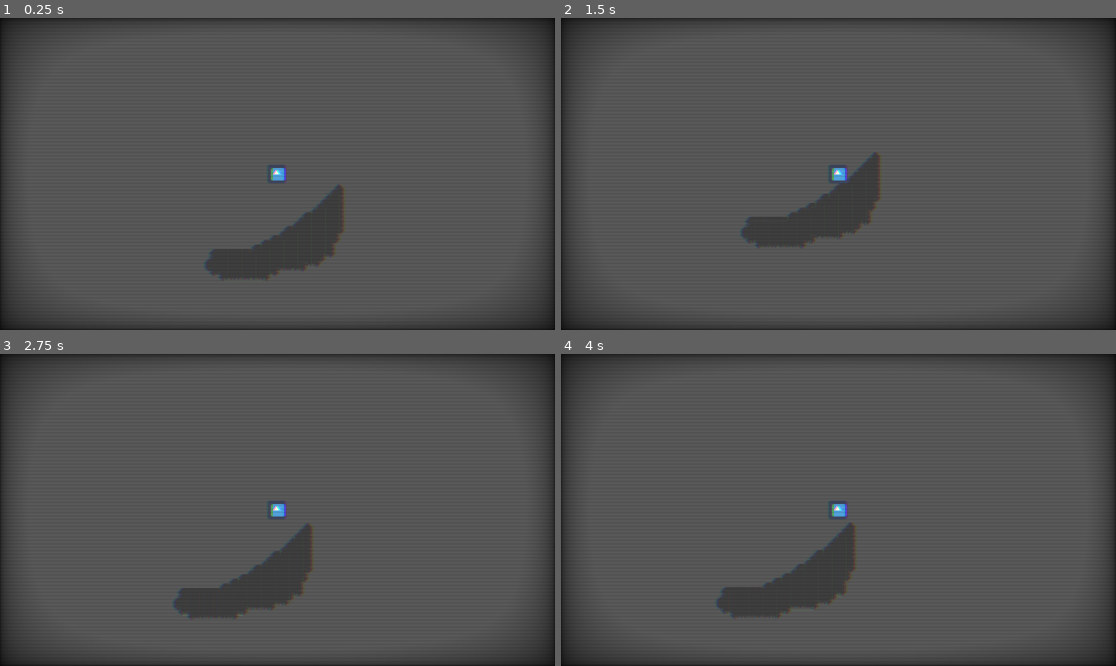
Above: before the commit, frames 1-4 (two rows, left to right).
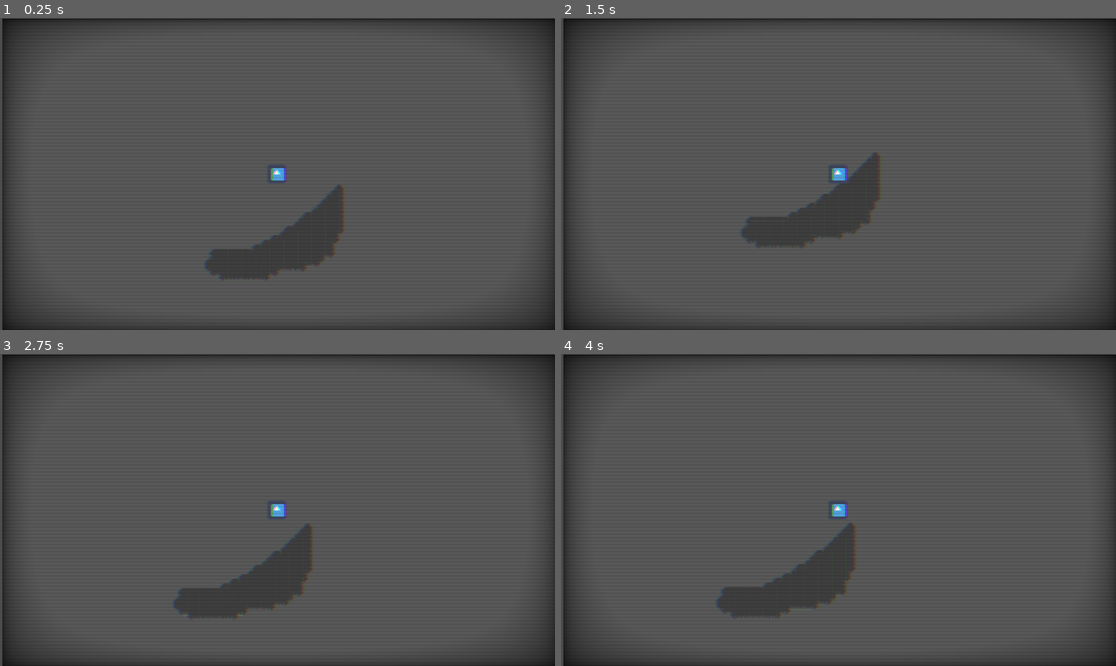
Above: after the commit, the same moments.

Repository: Shapkofil/prometheus
Game: Godot game, scene res://UI/Node2D.tscn
Same seed, same stepped clock (60 frames per second), same inputs: the game is played once before the commit and once after it. Before the commit the project has no main scene; this scene is started directly in both runs. The engine's default icon, where the game draws it, is replaced by a stand-in: a white triangle on a blue panel in a dark square.
Inputs:
- Up to frame 1 (0.25 s): no input
- Up to frame 2 (1.5 s): hold Right (ui_right) from 0.53 s (still down); tap Up (ui_up) at 0.77 s
- Up to frame 3 (2.75 s): tap Up (ui_up) at 1.52 s; release Right (ui_right) at 2.03 s; hold Left (ui_left) from 2.03 s (still down)
- Up to frame 4 (4 s): release Left (ui_left) at 2.78 s; hold Right (ui_right) from 2.78 s (still down); tap Up (ui_up) at 3.02, 3.77 s

The runs differ from the first frame. In frame 1, 0.7% of the frame differs, in the area x 0-100%, y 0-100%; in frame 2, 0.7%; in frame 3, 0.7%; in frame 4, 0.7%.

Commit message:
Fixed dependencies

Diff:
--- a/Prometheus/Player/player.tscn
+++ b/Prometheus/Player/player.tscn
@@ -27,6 +27,7 @@
 shader_param/aberration_speed = 1.11
 
 [node name="player" type="KinematicBody2D"]
+position = Vector2( 947.627, 530.258 )
 script = ExtResource( 1 )
 JUMP_SPEED = 400
 
@@ -46,10 +47,10 @@
 
 [node name="ColorRect" type="ColorRect" parent="Camera2D"]
 material = SubResource( 3 )
-margin_left = -960.0
-margin_top = -540.0
-margin_right = 960.0
-margin_bottom = 540.0
+margin_left = -951.649
+margin_top = -536.66
+margin_right = 968.351
+margin_bottom = 543.34
 __meta__ = {
 "_edit_use_anchors_": false
 }
--- a/Prometheus/UI/Back.gd
+++ b/Prometheus/UI/Back.gd
@@ -8,4 +8,4 @@
 
 func _on_Back_pressed():
 	var sceneToGo = GlobalVars.lastScene
-	get_tree().change_scene("res://MainMenu.tscn")
+	get_tree().change_scene("res://UI/MainMenu.tscn")
--- a/Prometheus/UI/MainMenu.gd
+++ b/Prometheus/UI/MainMenu.gd
@@ -8,7 +8,7 @@
 
 # Called when the node enters the scene tree for the first time.
 func _ready():
-	GlobalVars.lastScene = "res://MainMenu.tscn"
+	GlobalVars.lastScene = "res://UI/MainMenu.tscn"
 
 func _on_Play_pressed():
-	get_tree().change_scene("res://PauseMenu.tscn")
+	get_tree().change_scene("res://UI/PauseMenu.tscn")
--- a/Prometheus/UI/MainMenu.tscn
+++ b/Prometheus/UI/MainMenu.tscn
@@ -1,10 +1,10 @@
 [gd_scene load_steps=9 format=2]
 
-[ext_resource path="res://west_england.ttf" type="DynamicFontData" id=1]
-[ext_resource path="res://Exit.gd" type="Script" id=2]
-[ext_resource path="res://Settings.gd" type="Script" id=3]
-[ext_resource path="res://Play.gd" type="Script" id=4]
-[ext_resource path="res://MainMenu.gd" type="Script" id=5]
+[ext_resource path="res://UI/west_england.ttf" type="DynamicFontData" id=1]
+[ext_resource path="res://UI/Exit.gd" type="Script" id=2]
+[ext_resource path="res://UI/SettingsMenu.gd" type="Script" id=3]
+[ext_resource path="res://UI/Play.gd" type="Script" id=4]
+[ext_resource path="res://UI/MainMenu.gd" type="Script" id=5]
 
 [sub_resource type="DynamicFont" id=1]
 size = 40
--- a/Prometheus/UI/PauseMenu.gd
+++ b/Prometheus/UI/PauseMenu.gd
@@ -8,4 +8,4 @@
 
 # Called when the node enters the scene tree for the first time.
 func _ready():
-	GlobalVars.lastScene = "res://PauseMenu.tscn"
+	GlobalVars.lastScene = "res://UI/PauseMenu.tscn"
--- a/Prometheus/UI/PauseMenu.tscn
+++ b/Prometheus/UI/PauseMenu.tscn
@@ -1,9 +1,9 @@
 [gd_scene load_steps=10 format=2]
 
-[ext_resource path="res://west_england.ttf" type="DynamicFontData" id=1]
-[ext_resource path="res://QuitToMain.gd" type="Script" id=2]
-[ext_resource path="res://SettingsPauseMenu.gd" type="Script" id=3]
-[ext_resource path="res://PauseMenu.gd" type="Script" id=4]
+[ext_resource path="res://UI/west_england.ttf" type="DynamicFontData" id=1]
+[ext_resource path="res://UI/QuitToMain.gd" type="Script" id=2]
+[ext_resource path="res://UI/SettingsMenu.gd" type="Script" id=3]
+[ext_resource path="res://UI/PauseMenu.gd" type="Script" id=4]
 
 [sub_resource type="DynamicFont" id=1]
 size = 40
--- a/Prometheus/UI/QuitToMain.gd
+++ b/Prometheus/UI/QuitToMain.gd
@@ -13,4 +13,4 @@
 
 
 func _on_QuitToMain_pressed():
-	get_tree().change_scene("res://MainMenu.tscn")
+	get_tree().change_scene("res://UI/MainMenu.tscn")
--- a/Prometheus/UI/Settings.gd
+++ b/Prometheus/UI/Settings.gd
@@ -12,4 +12,4 @@
 
 
 func _on_Settings_pressed():
-	get_tree().change_scene("res://Settings.tscn")
+	get_tree().change_scene("res://UI/Settings.tscn")
--- a/Prometheus/UI/Settings.tscn
+++ b/Prometheus/UI/Settings.tscn
@@ -1,8 +1,8 @@
 [gd_scene load_steps=5 format=2]
 
-[ext_resource path="res://west_england.ttf" type="DynamicFontData" id=1]
-[ext_resource path="res://Back.gd" type="Script" id=2]
-[ext_resource path="res://SettingsMenu.gd" type="Script" id=3]
+[ext_resource path="res://UI/west_england.ttf" type="DynamicFontData" id=1]
+[ext_resource path="res://UI/Back.gd" type="Script" id=2]
+[ext_resource path="res://UI/SettingsMenu.gd" type="Script" id=3]
 
 [sub_resource type="DynamicFont" id=1]
 size = 40
--- a/Prometheus/UI/SettingsMenu.gd
+++ b/Prometheus/UI/SettingsMenu.gd
@@ -9,3 +9,7 @@
 # Called when the node enters the scene tree for the first time.
 func _ready():
 	pass
+
+
+func _on_Settings_pressed():
+	get_tree().change_scene("res://UI/Settings.tscn")
--- a/Prometheus/UI/SettingsPauseMenu.gd
+++ b/Prometheus/UI/SettingsPauseMenu.gd
@@ -11,4 +11,4 @@
 
 
 func _on_Settings_pressed():
-	get_tree().change_scene("res://Settings.tscn")
+	get_tree().change_scene("res://UI/Settings.tscn")
--- a/Prometheus/project.godot
+++ b/Prometheus/project.godot
@@ -16,12 +16,12 @@
 [application]
 
 config/name="Prometheus"
-run/main_scene="res://MainMenu.tscn"
+run/main_scene="res://UI/MainMenu.tscn"
 config/icon="res://icon.png"
 
 [autoload]
 
-GlobalVars="*res://GlobalVars.gd"
+GlobalVars="*res://UI/GlobalVars.gd"
 
 [display]
 
Not shown, changed: Prometheus/UI/gui2.svg.import
